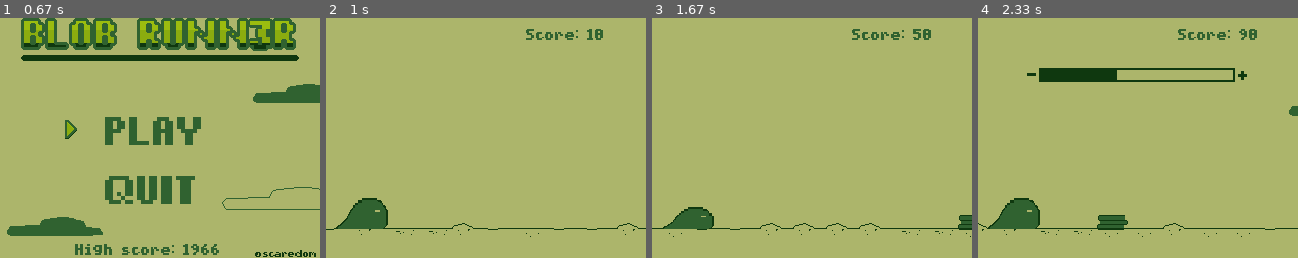
Above: before the commit, frames 1-4 (left to right).
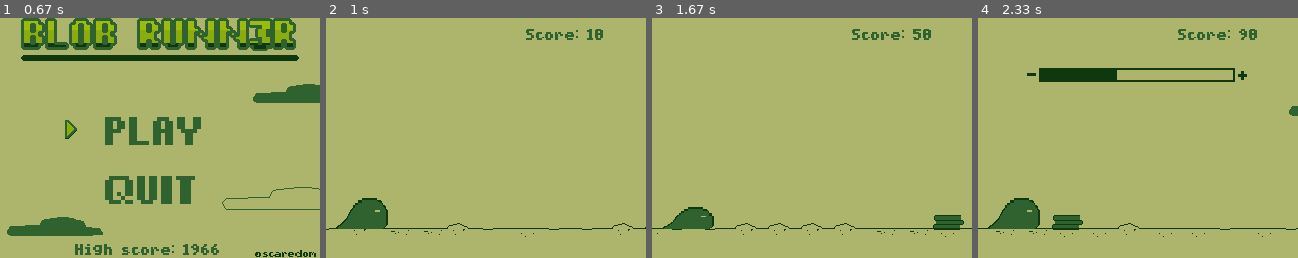
Above: after the commit, the same moments.

Repository: Clement-Devevey/ScareBot
Game: pygame game, started from rasPYbot.py
The game is run twice, just before and just after one commit, with the same random seed, the same clock (stepped at 60 frames per second) and the same inputs.
Inputs:
- Up to frame 1 (0.67 s): tap Space at 0.33 s
- Up to frame 2 (1 s): no input
- Up to frame 3 (1.67 s): tap Space at 1.23 s; hold Down from 1.57 s (still down)
- Up to frame 4 (2.33 s): release Down at 2.03 s; hold Left from 2.07 s (still down)

Frame 1 is identical in both runs. In frame 2, 0.3% of the frame differs, in the area x 0-100%, y 85-92%; in frame 3, 1.1%; in frame 4, 1.3%, in the area x 0-100%, y 82-92%.

Commit message:
-Changed speed so it is independant of the framerate

Diff:
--- a/rasPYbot.py
+++ b/rasPYbot.py
@@ -3,6 +3,16 @@
 from pygame.locals import *
 from math import ceil,log10
 from gpiozero import LED, Button
+
+## Variables
+continuer = 1
+fps = 60
+## Variables globales pour la vitesse
+jspeed = -18*(60/fps)  #Vitesse de saut
+start_speed = 5*(60/fps) #Vitesse de défilement de départ
+acc_speed = 0.0025*(60/fps) #Accélération de la vitesse de défilement
+gravity = 1.2*(60/fps)**2   #Force de gravité
+
 
 # Suppression de la souris sur l'écran
 os.environ["SDL_NOMOUSE"] = "1"
@@ -205,10 +215,7 @@
     pygame.display.flip()
 
 
-## Variables globales pour la vitesse
-jspeed = -10  #Vitesse de saut
-speed = 4.5 #Vitesse de déplacement
-gravity = 0.3   #Force de gravité
+
 
 ## Classe pour gérer les scènes : ici, on a la scènes du menu et celle du jeu
 class GameState():
@@ -218,7 +225,7 @@
         self.displayvolume = 0 # Variable qui dit si il faut afficher le rectangle du volume ou pas
         self.choix_menu = 0 # Choix du menu (0 pour jouer et 1 pour quitter). Permet de savoir sur quel choix est l'utilisateur pour afficher le curseur au bon endroit et savoir ce qu'il souhaite faire quand il appuye sur entrée
         self.clean = 0 # Permet de savoir si on passe de l'état menu -> jeu  et jeu -> menu pour faire des modifications UNIQUEMENT lors de la première itération
-        self.speed = speed # fixe le speed du jeu
+        self.speed = start_speed # fixe le speed du jeu
         self.score=0 # Initialisation du score à 0 (ne trichez pas svp)
         self.alive = True # Etat du blob (vivant ou mort)
         self.stopjump = False # permet de savoir si l'utilisateur veut arrêter de sauter (il appuye sur saut et relâche avant d'avoir atteint la hateur max du saut)
@@ -355,7 +362,7 @@
             self.menu()
         elif self.state == 'game':
             # On augmente la speed du jeu ici
-            self.speed = self.speed + 0.0025
+            self.speed = self.speed + acc_speed
             self.game()
 
     def ynuage(self, a): #Permet d'éviter de faire spawn un nuage aux même coordonnées y d'un autre nuage !
@@ -475,30 +482,35 @@
         if (self.alive): # Si on est en vie
 
             if(self.jump): # On vérifie si on saute :
-                blob.blob_y= blob.blob_y + self.jspeed*2
-
-                if(blob.blob_y>=180):
+                blob.blob_y= blob.blob_y + self.jspeed
+                print(blob.blob_y)
+
+                if(blob.blob_y>180):
                     blob.blob_y=180
                     self.jspeed= jspeed
                     self.jump = False
                     self.stopjump = False
                     self.fall = False
 
-                if(self.stopjump and self.jspeed < 0):
-                    self.jspeed= int(jspeed/4)
-                    self.stopjump = False
-
-                if self.fall:
-                    self.jspeed=self.jspeed + 6*self.gravity
-                    blob_crouch.x = blob.blob_x
-                    blob_crouch.y = blob.blob_y+9
-                    blob_crouch.update()
+                else :
+
+                    if(self.stopjump and self.jspeed < 0):
+                        self.jspeed= int(jspeed/4)
+                        self.stopjump = False
+
+                    if self.fall:
+                        self.jspeed=self.jspeed + 3*self.gravity
+                        blob_crouch.x = blob.blob_x
+                        blob_crouch.y = blob.blob_y+9
+                        blob_crouch.update()
+                    else:
+                        self.jspeed=self.jspeed + self.gravity
+                        blob.update()
+
+                if self.fall :
                     fenetre.blit(blob_crouch.image, (blob_crouch.x, blob_crouch.y))
-                else:
-                    self.jspeed=self.jspeed + 2*self.gravity
-                    blob.update()
+                else :
                     fenetre.blit(blob.image, (blob.blob_x, blob.blob_y))
-
 
             else: # Si on saute pas
                 if(self.crouch): # On vérifie si on veut s'accroupir
@@ -546,9 +558,7 @@
 ## Fin de la classe GameState
 
 
-## Variables
-continuer = 1
-fps = 60
+
 
 ##Lancement du son du jeu
 # theme_canal = theme.play(-1) #-1 = musique en boucle :)
@@ -558,9 +568,6 @@
 
 musique_boucle = subprocess.Popen(["while true; do aplay /game/Resources/musiques/8bit.wav -N --test-nowait ; sleep 2; done"], shell = True)
 subprocess.Popen(["amixer cset numid=1 70%"],shell=True)  # Musique du thème principal en boucle
-
-
-
 
 
 game_state = GameState() #on définit un objet de la classe gamestate
